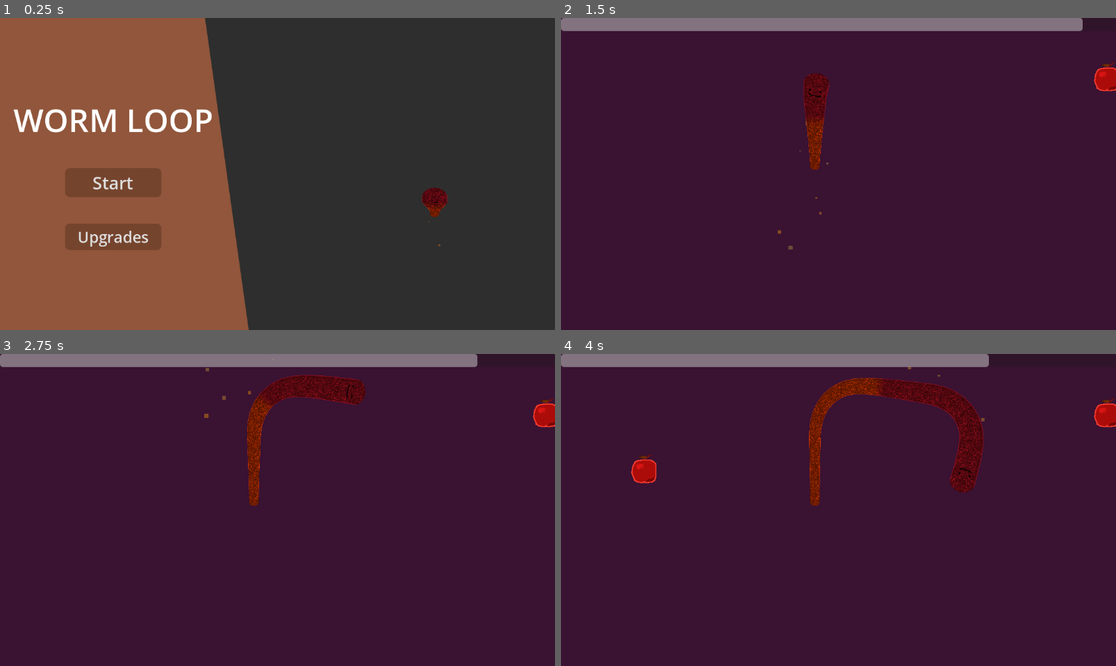
Above: before the commit, frames 1-4 (two rows, left to right).
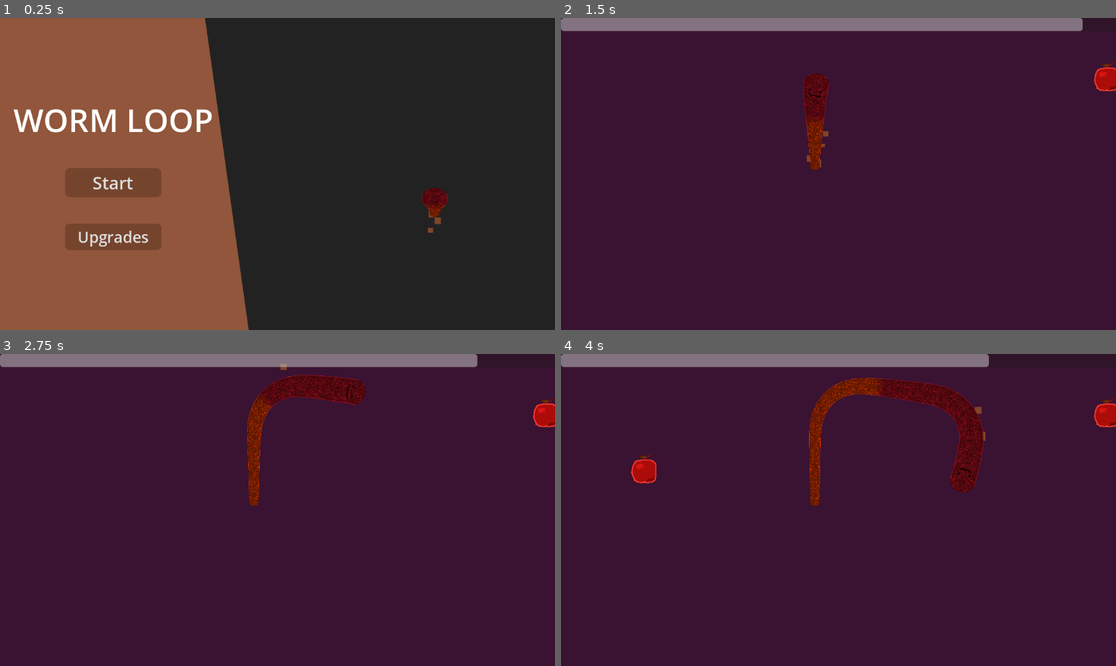
Above: after the commit, the same moments.

Repository: tylercchase/gmtk-2025
Game: Godot game, scene res://src/menus/main/main_menu.tscn
Same seed, same stepped clock (60 frames per second), same inputs: the game is played once before the commit and once after it.
Inputs (mouse positions are in pixels of both pictures, inside the frame that each line leads up to):
- Up to frame 1 (0.25 s): no input
- Up to frame 2 (1.5 s): click "Start" at 0.5 s; move the mouse to (960, 158) at 1.27 s; hold D (move_right) from 1.28 s (still down); click (960, 158) at 1.35 s
- Up to frame 3 (2.75 s): release D (move_right) at 2 s; drag from (166, 525) to (283, 388) at 2.02 s
- Up to frame 4 (4 s): move the mouse to (894, 441) at 2.77 s; hold D (move_right) 2.78-3.5 s; tap Mouse wheel up (scroll_up) at 2.85 s; drag from (810, 572) to (1104, 413) at 3.52 s

The runs differ from the first frame. In frame 1, less than 0.1% of the frame differs, in the area x 77-100%, y 0-100%; in frame 2, less than 0.1%, in the area x 39-49%, y 32-75%; in frame 3, less than 0.1%; in frame 4, less than 0.1%.

Commit message:
fix: change particles to hopefully help web build

Diff:
--- a/src/menus/main/main_menu.tscn
+++ b/src/menus/main/main_menu.tscn
@@ -163,4 +163,12 @@
 layout_mode = 2
 size_flags_horizontal = 3
 
+[node name="Panel" type="Panel" parent="HBoxContainer/SnakeZone"]
+z_index = -1
+custom_minimum_size = Vector2(1000, 1000)
+layout_mode = 0
+offset_left = -57.0
+offset_right = 943.0
+offset_bottom = 1000.0
+
 [editable path="MainMenuTestPlayer"]
--- a/src/player/player.tscn
+++ b/src/player/player.tscn
@@ -5,22 +5,10 @@
 [ext_resource type="AudioStream" uid="uid://c71wl2oyfmht8" path="res://assets/move.wav" id="3_244u8"]
 [ext_resource type="Script" uid="uid://cwdw87u8qu563" path="res://src/player/audio_stream_player.gd" id="4_5f2sf"]
 
-[sub_resource type="ParticleProcessMaterial" id="ParticleProcessMaterial_rxibo"]
-particle_flag_disable_z = true
-direction = Vector3(0, 1, 0)
-spread = 33.602
-initial_velocity_min = 243.7
-initial_velocity_max = 325.0
-scale_min = 2.05
-scale_max = 10.61
-scale_over_velocity_min = 30.93
-scale_over_velocity_max = 116.84
-color = Color(0.500767, 0.284811, 0.158145, 1)
-hue_variation_min = -0.07
-hue_variation_max = 0.03
-turbulence_enabled = true
-turbulence_influence_min = 0.035
-turbulence_influence_max = 0.035
+[sub_resource type="Curve" id="Curve_244u8"]
+_limits = [-200.0, 200.0, 0.0, 1.0]
+_data = [Vector2(0, 1), 0.0, 0.0, 0, 0, Vector2(0.973529, 4.89622), 0.0, 0.0, 0, 0]
+point_count = 2
 
 [sub_resource type="RectangleShape2D" id="RectangleShape2D_qnmj6"]
 size = Vector2(54, 53)
@@ -28,8 +16,21 @@
 [node name="Player" type="Area2D"]
 script = ExtResource("1_rxibo")
 
-[node name="GPUParticles2D" type="GPUParticles2D" parent="."]
-process_material = SubResource("ParticleProcessMaterial_rxibo")
+[node name="CPUParticles" type="CPUParticles2D" parent="."]
+position = Vector2(-2, 5)
+lifetime = 0.58
+direction = Vector2(0, 1)
+gravity = Vector2(0, 0)
+initial_velocity_min = 67.4
+initial_velocity_max = 118.65
+linear_accel_min = 4.61
+linear_accel_max = 16.71
+linear_accel_curve = SubResource("Curve_244u8")
+scale_amount_min = 6.76
+scale_amount_max = 18.45
+color = Color(0.492202, 0.269728, 0.156435, 1)
+hue_variation_min = -0.05
+hue_variation_max = 0.05
 
 [node name="Sprite2D" type="Sprite2D" parent="."]
 modulate = Color(0.684128, 0.0659657, 0.130093, 1)
